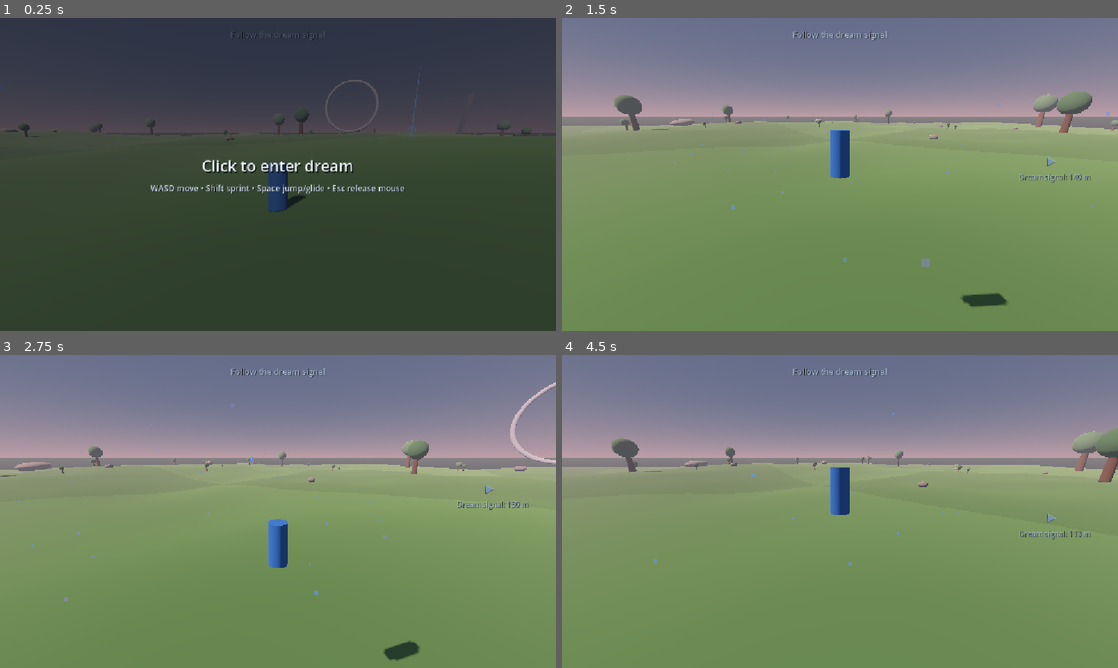
Above: before the commit, frames 1-4 (two rows, left to right).
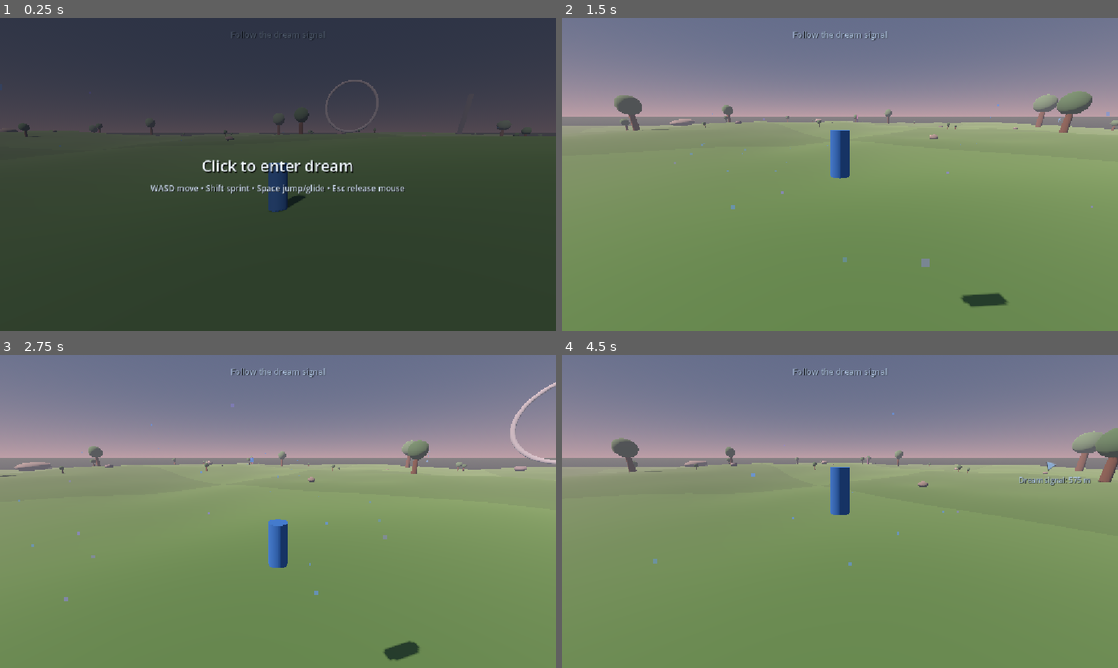
Above: after the commit, the same moments.

Repository: nimanimanima-rgb/DreamRunner
Game: Godot game, scene res://scenes/Game.tscn
Two runs of this game, one before a commit and one after it. Both use one fixed random seed, a clock stepped at 60 frames per second and the inputs below.
Inputs (mouse positions are in pixels of both pictures, inside the frame that each line leads up to):
- Up to frame 1 (0.25 s): no input
- Up to frame 2 (1.5 s): tap Enter at 0.5 s; move the mouse to (962, 158) at 0.52 s; hold D (move_right) 0.53-1.28 s; hold Shift (sprint) 0.53-1.28 s; click (962, 158) at 0.67 s; tap Space (jump) at 0.77 s; move the mouse to (812, 174) at 1.27 s; hold W (move_forward) from 1.28 s (still down); tap Shift (sprint) at 1.35 s
- Up to frame 3 (2.75 s): keep holding W (move_forward); tap Space (jump) at 1.52 s; move the mouse to (289, 505) at 2.02 s; hold Shift (sprint) from 2.03 s (still down)
- Up to frame 4 (4.5 s): keep holding W (move_forward); move the mouse to (834, 517) at 2.77 s; release Shift (sprint) at 2.78 s; tap Shift (sprint) at 2.85, 4.35 s; click (834, 517) at 2.92 s; tap Space (jump) at 3.02, 3.77 s; move the mouse to (878, 514) at 3.52 s; hold Shift (sprint) 3.53-4.28 s; move the mouse to (795, 508) at 4.27 s

The runs differ from the first frame. In frame 1, less than 0.1% of the frame differs, in the area x 73-76%, y 16-38%; in frame 2, 0.2%; in frame 3, 0.2%; in frame 4, 0.4%, in the area x 82-96%, y 34-59%.

Commit message:
Fix revelation composition flow

Diff:
--- a/scripts/debug_hud.gd
+++ b/scripts/debug_hud.gd
@@ -55,6 +55,12 @@
 				destination_manager.call("get_destination_distance")
 			)
 			terrain_text += "\nDream signal: %.0f m" % destination_distance
+			terrain_text += "\nComposition: %s" % destination_manager.call(
+				"get_current_composition_name"
+			)
+			terrain_text += "\nPlacement: %s" % destination_manager.call(
+				"get_placement_mode"
+			)
 	var movement_mode := "Gliding" if gliding else "Airborne"
 	if player.is_on_floor():
 		if horizontal_speed < 0.1:
--- a/scripts/dream_destination_manager.gd
+++ b/scripts/dream_destination_manager.gd
@@ -3,10 +3,18 @@
 @export var player_path: NodePath
 @export var camera_path: NodePath
 @export var terrain_manager_path: NodePath
-@export_range(60.0, 220.0, 5.0) var minimum_distance: float = 105.0
-@export_range(80.0, 260.0, 5.0) var maximum_distance: float = 165.0
+@export_range(200.0, 500.0, 10.0) var minimum_distance: float = 320.0
+@export_range(300.0, 800.0, 10.0) var preferred_distance_min: float = 480.0
+@export_range(500.0, 1000.0, 10.0) var preferred_distance_max: float = 720.0
+@export_range(700.0, 1200.0, 25.0) var far_distance_min: float = 900.0
+@export_range(900.0, 1400.0, 25.0) var far_distance_max: float = 1100.0
+@export_range(0.0, 0.3, 0.01) var far_destination_chance: float = 0.1
+@export_range(45.0, 90.0, 5.0) var preferred_forward_cone_degrees: float = 70.0
+@export_range(90.0, 130.0, 5.0) var fallback_forward_cone_degrees: float = 110.0
+@export_range(200.0, 500.0, 10.0) var previous_destination_clearance: float = 350.0
 @export_range(2.0, 12.0, 0.5) var reach_radius: float = 6.0
 @export_range(1.0, 8.0, 0.5) var height_above_ground: float = 4.0
+@export_range(0.0, 1.0, 0.05) var revelation_composition_chance: float = 0.3
 
 @onready var player: CharacterBody3D = get_node(player_path)
 @onready var camera: Camera3D = get_node(camera_path)
@@ -21,6 +29,15 @@
 var is_resolving: bool = false
 var destinations_reached: int = 0
 var previous_player_position := Vector3.ZERO
+var current_composition_name: String = "Quiet Passage"
+var previous_composition_name: String = ""
+var composition_giant_position := Vector3.INF
+var last_destination_position := Vector3.INF
+var last_travel_direction := Vector3.FORWARD
+var has_travel_direction: bool = false
+var has_active_destination: bool = false
+var current_destination_is_far: bool = false
+var placement_mode: String = "Forward"
 
 
 func _ready() -> void:
@@ -32,6 +49,10 @@
 
 func _process(delta: float) -> void:
 	animation_time += delta
+	var horizontal_velocity := Vector3(player.velocity.x, 0.0, player.velocity.z)
+	if horizontal_velocity.length_squared() > 16.0:
+		last_travel_direction = horizontal_velocity.normalized()
+		has_travel_direction = true
 	var player_movement: float = player.global_position.distance_to(previous_player_position)
 	previous_player_position = player.global_position
 
@@ -109,43 +130,246 @@
 
 
 func place_new_destination() -> void:
+	if has_active_destination:
+		last_destination_position = marker.global_position
 	is_resolving = false
 	response_time = 0.0
 	marker.visible = true
 	marker.scale = Vector3.ONE
 	marker_material.albedo_color.a = 0.82
 	marker_material.emission_energy_multiplier = 1.8
+	select_composition()
 
 	var chosen_position: Vector3 = find_destination_position()
 	destination_ground_height = chosen_position.y
 	marker.global_position = chosen_position + Vector3.UP * height_above_ground
+	has_active_destination = true
 
 
 func find_destination_position() -> Vector3:
 	var forward: Vector3 = get_preferred_direction()
-	var extra_distance: float = 20.0 if destinations_reached > 0 else 0.0
-	var fallback_position := player.global_position + forward * (minimum_distance + extra_distance)
-	fallback_position.y = get_terrain_height(fallback_position.x, fallback_position.z)
-
-	for _attempt in range(12):
-		var angle: float = random.randf_range(-0.7, 0.7)
-		var direction: Vector3 = forward.rotated(Vector3.UP, angle).normalized()
-		var distance: float = random.randf_range(
-			minimum_distance + extra_distance,
-			maximum_distance + extra_distance
+	current_destination_is_far = random.randf() < far_destination_chance
+	if current_composition_name == "Horizon Call":
+		current_destination_is_far = random.randf() < 0.35
+
+	var preferred_position: Vector3 = find_best_forward_candidate(
+		forward,
+		deg_to_rad(preferred_forward_cone_degrees),
+		32
+	)
+	if preferred_position != Vector3.INF:
+		placement_mode = "Forward"
+		return preferred_position
+
+	var fallback_position: Vector3 = find_best_forward_candidate(
+		forward,
+		deg_to_rad(fallback_forward_cone_degrees),
+		20
+	)
+	if fallback_position != Vector3.INF:
+		placement_mode = "Wide Fallback"
+		return fallback_position
+
+	placement_mode = "Direct Fallback"
+	var direct_distance: float = preferred_distance_min
+	var direct_position := player.global_position + forward * direct_distance
+	if (
+		last_destination_position != Vector3.INF
+		and horizontal_distance(direct_position, last_destination_position)
+		< previous_destination_clearance
+	):
+		direct_position = (
+			player.global_position
+			+ forward.rotated(Vector3.UP, deg_to_rad(45.0)) * direct_distance
 		)
-		var candidate := player.global_position + direction * distance
+	direct_position.y = get_terrain_height(direct_position.x, direct_position.z)
+	return direct_position
+
+
+func find_best_forward_candidate(
+	forward: Vector3,
+	half_angle_radians: float,
+	attempt_count: int
+) -> Vector3:
+	var best_position := Vector3.INF
+	var best_score: float = -INF
+	var minimum_forward_dot: float = cos(half_angle_radians)
+	for _attempt in range(attempt_count):
+		var candidate: Vector3 = create_forward_candidate(forward, half_angle_radians)
 		candidate.y = get_terrain_height(candidate.x, candidate.z)
-		if is_slope_suitable(candidate):
-			return candidate
-
-	return fallback_position
+		var candidate_direction := candidate - player.global_position
+		candidate_direction.y = 0.0
+		var candidate_distance: float = candidate_direction.length()
+		if candidate_distance < minimum_distance:
+			continue
+		candidate_direction = candidate_direction.normalized()
+		var forward_alignment: float = forward.dot(candidate_direction)
+		if forward_alignment < minimum_forward_dot:
+			continue
+		if (
+			last_destination_position != Vector3.INF
+			and horizontal_distance(candidate, last_destination_position)
+			< previous_destination_clearance
+		):
+			continue
+		if not is_slope_suitable(candidate):
+			continue
+		var clearance: float = 45.0 if current_composition_name == "Liminal Clearing" else 24.0
+		if not bool(terrain_manager.call("is_world_position_open", candidate, clearance)):
+			continue
+		if composition_giant_position != Vector3.INF:
+			var giant_distance: float = horizontal_distance(candidate, composition_giant_position)
+			if giant_distance < 55.0:
+				continue
+
+		var score: float = get_flow_score(
+			candidate,
+			forward_alignment,
+			candidate_distance
+		) + get_composition_score(candidate)
+		if score > best_score:
+			best_score = score
+			best_position = candidate
+	return best_position
+
+
+func select_composition() -> void:
+	previous_composition_name = current_composition_name
+	composition_giant_position = Vector3.INF
+	if random.randf() > revelation_composition_chance:
+		current_composition_name = "Quiet Passage"
+		return
+
+	var composition_roll: float = random.randf()
+	if composition_roll < 0.45:
+		current_composition_name = "Ridge Reveal"
+	elif composition_roll < 0.8:
+		current_composition_name = "Liminal Clearing"
+	elif composition_roll < 0.9:
+		current_composition_name = "Solitary Giant"
+	else:
+		current_composition_name = "Horizon Call"
+
+	if current_composition_name == previous_composition_name:
+		current_composition_name = "Quiet Passage"
+		return
+	if current_composition_name in ["Solitary Giant", "Horizon Call"]:
+		composition_giant_position = Vector3(
+			terrain_manager.call(
+				"get_nearest_giant_landmark_position",
+				player.global_position,
+				900.0
+			)
+		)
+		if not is_giant_ahead(get_preferred_direction()):
+			current_composition_name = "Quiet Passage"
+			composition_giant_position = Vector3.INF
+
+
+func is_giant_ahead(forward: Vector3) -> bool:
+	if composition_giant_position == Vector3.INF:
+		return false
+	var giant_direction := composition_giant_position - player.global_position
+	giant_direction.y = 0.0
+	if giant_direction.length_squared() < 0.001:
+		return false
+	return forward.dot(giant_direction.normalized()) >= cos(
+		deg_to_rad(preferred_forward_cone_degrees)
+	)
+
+
+func create_forward_candidate(forward: Vector3, half_angle_radians: float) -> Vector3:
+	var minimum_candidate_distance: float = preferred_distance_min
+	var maximum_candidate_distance: float = preferred_distance_max
+	if current_destination_is_far:
+		minimum_candidate_distance = far_distance_min
+		maximum_candidate_distance = far_distance_max
+	elif current_composition_name == "Ridge Reveal":
+		minimum_candidate_distance = 420.0
+		maximum_candidate_distance = 680.0
+	elif current_composition_name == "Liminal Clearing":
+		minimum_candidate_distance = 400.0
+		maximum_candidate_distance = 650.0
+	elif current_composition_name == "Horizon Call":
+		minimum_candidate_distance = 650.0
+		maximum_candidate_distance = 900.0
+
+	var angle: float = random.randf_range(-half_angle_radians, half_angle_radians)
+	var direction: Vector3 = forward.rotated(Vector3.UP, angle).normalized()
+	var distance: float = random.randf_range(
+		minimum_candidate_distance,
+		maximum_candidate_distance
+	)
+	return player.global_position + direction * distance
+
+
+func get_flow_score(
+	candidate: Vector3,
+	forward_alignment: float,
+	candidate_distance: float
+) -> float:
+	var preferred_center: float = (
+		(far_distance_min + far_distance_max) * 0.5
+		if current_destination_is_far
+		else (preferred_distance_min + preferred_distance_max) * 0.5
+	)
+	var distance_score: float = -absf(candidate_distance - preferred_center) * 0.025
+	return forward_alignment * 120.0 + distance_score
+
+
+func get_composition_score(candidate: Vector3) -> float:
+	match current_composition_name:
+		"Ridge Reveal":
+			return get_ridge_reveal_score(candidate)
+		"Solitary Giant":
+			var giant_distance: float = horizontal_distance(candidate, composition_giant_position)
+			return -absf(giant_distance - 180.0) * 0.035 + candidate.y * 0.05
+		"Horizon Call":
+			return horizontal_distance(candidate, player.global_position) * 0.008 + candidate.y * 0.08
+		"Liminal Clearing":
+			return -get_local_height_variation(candidate, 12.0) * 3.0
+		_:
+			return -get_local_height_variation(candidate, 8.0) + random.randf() * 0.25
+
+
+func get_ridge_reveal_score(candidate: Vector3) -> float:
+	var highest_occlusion: float = -INF
+	for fraction in [0.3, 0.45, 0.6]:
+		var sample_position: Vector3 = player.global_position.lerp(candidate, fraction)
+		var terrain_height: float = get_terrain_height(sample_position.x, sample_position.z)
+		var sightline_height: float = lerpf(
+			player.global_position.y,
+			candidate.y,
+			fraction
+		)
+		highest_occlusion = maxf(highest_occlusion, terrain_height - sightline_height)
+	return highest_occlusion * 2.5 + candidate.y * 0.08
+
+
+func get_local_height_variation(candidate: Vector3, sample_offset: float) -> float:
+	var maximum_difference: float = 0.0
+	var sample_offsets: Array[Vector2] = [
+		Vector2(sample_offset, 0.0),
+		Vector2(-sample_offset, 0.0),
+		Vector2(0.0, sample_offset),
+		Vector2(0.0, -sample_offset),
+	]
+	for offset in sample_offsets:
+		var nearby_height: float = get_terrain_height(candidate.x + offset.x, candidate.z + offset.y)
+		maximum_difference = maxf(maximum_difference, absf(nearby_height - candidate.y))
+	return maximum_difference
+
+
+func horizontal_distance(first: Vector3, second: Vector3) -> float:
+	return Vector2(first.x - second.x, first.z - second.z).length()
 
 
 func get_preferred_direction() -> Vector3:
 	var horizontal_velocity := Vector3(player.velocity.x, 0.0, player.velocity.z)
 	if horizontal_velocity.length_squared() > 9.0:
 		return horizontal_velocity.normalized()
+	if has_travel_direction:
+		return last_travel_direction
 
 	var camera_forward := camera.global_basis * Vector3.FORWARD
 	camera_forward.y = 0.0
@@ -222,3 +446,11 @@
 	if marker == null:
 		return Vector3.ZERO
 	return marker.global_position
+
+
+func get_current_composition_name() -> String:
+	return current_composition_name
+
+
+func get_placement_mode() -> String:
+	return placement_mode
--- a/scripts/terrain_chunk_manager.gd
+++ b/scripts/terrain_chunk_manager.gd
@@ -1130,3 +1130,62 @@
 
 func get_far_landmark_proxy_count() -> int:
 	return far_landmark_proxies.size()
+
+
+func get_nearest_giant_landmark_position(
+	world_position: Vector3,
+	maximum_distance: float
+) -> Vector3:
+	var center_coordinate: Vector2i = world_to_chunk(world_position)
+	var search_radius: int = ceili(maximum_distance / chunk_size) + 1
+	var nearest_position := Vector3.INF
+	var nearest_distance: float = maximum_distance
+	for x in range(center_coordinate.x - search_radius, center_coordinate.x + search_radius + 1):
+		for z in range(center_coordinate.y - search_radius, center_coordinate.y + search_radius + 1):
+			var coordinate := Vector2i(x, z)
+			if not is_giant_landmark_chunk(coordinate):
+				continue
+			var giant_random: RandomNumberGenerator = create_giant_instance_random(coordinate)
+			var no_reserved_positions: Array[Vector2] = []
+			var local_position: Vector3 = get_giant_landmark_position(
+				giant_random,
+				coordinate,
+				no_reserved_positions,
+				is_guaranteed_ring_chunk(coordinate)
+			)
+			if local_position == Vector3.INF:
+				continue
+			var giant_world_position := local_position + Vector3(
+				coordinate.x * chunk_size,
+				0.0,
+				coordinate.y * chunk_size
+			)
+			var distance: float = Vector2(
+				giant_world_position.x - world_position.x,
+				giant_world_position.z - world_position.z
+			).length()
+			if distance < nearest_distance:
+				nearest_distance = distance
+				nearest_position = giant_world_position
+	return nearest_position
+
+
+func is_world_position_open(world_position: Vector3, clearance: float) -> bool:
+	var clearance_squared: float = clearance * clearance
+	for chunk in active_chunks.values():
+		for child in chunk.get_children():
+			if not (
+				child.name.begins_with("Tree_")
+				or child.name.begins_with("Rock_")
+				or child.name == "Landmark"
+				or child.name.begins_with("Revelation_")
+			):
+				continue
+			var child_position: Vector3 = child.global_position
+			var offset := Vector2(
+				child_position.x - world_position.x,
+				child_position.z - world_position.z
+			)
+			if offset.length_squared() < clearance_squared:
+				return false
+	return true
Not shown, changed: CURRENT_STATE.md
Not shown, changed: ROADMAP.md
